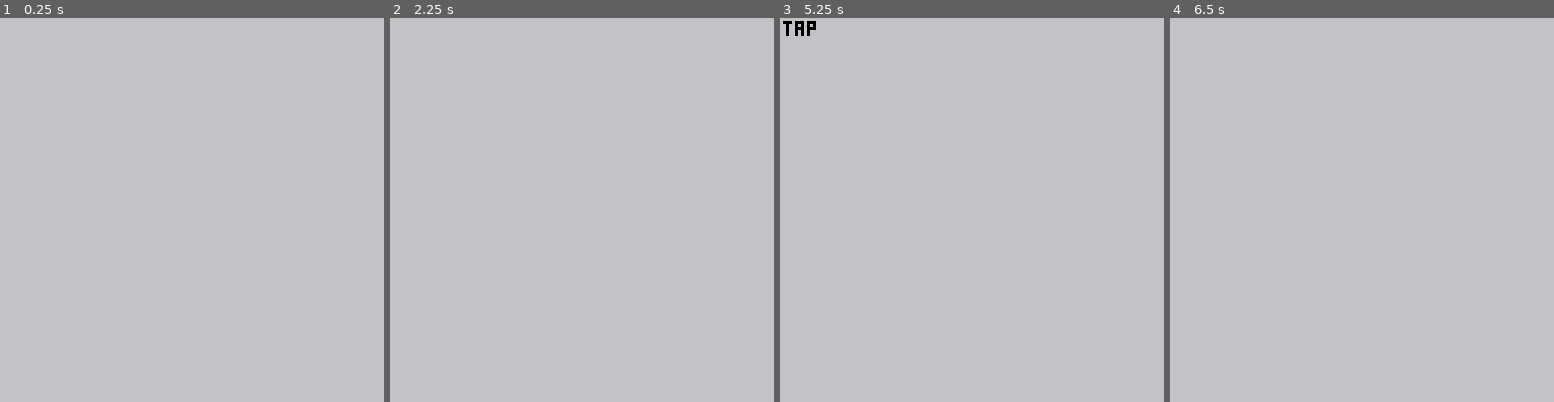
Above: before the commit, frames 1-4 (left to right).
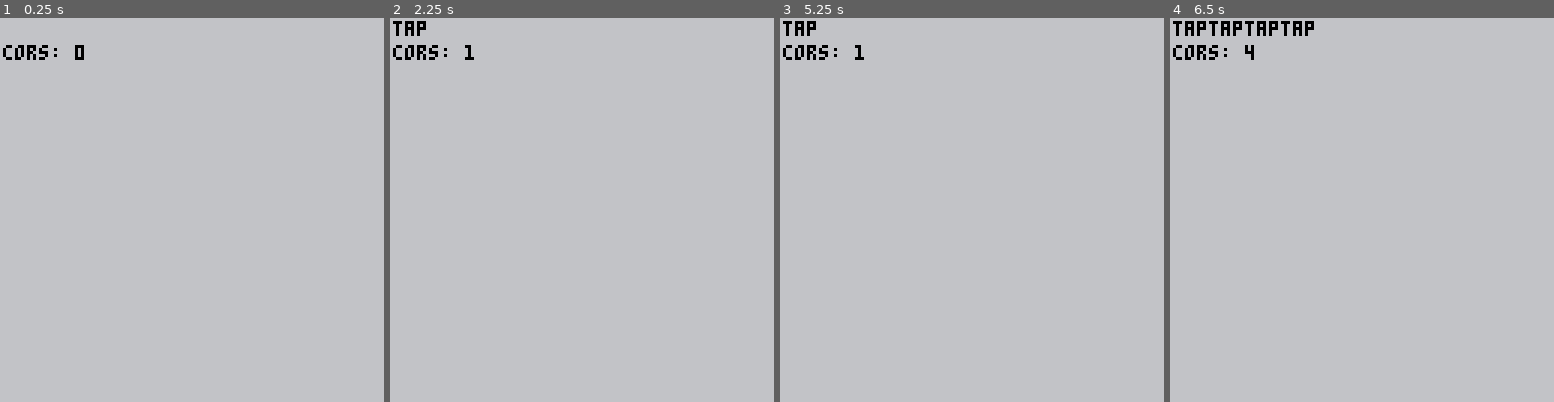
Above: after the commit, the same moments.

Repository: mysterycommand/train-jam-2019-pico-8
Game: PICO-8 cartridge carts/test.p8
Same seed, same stepped clock (60 frames per second), same inputs: the game is played once before the commit and once after it.
Inputs:
- Up to frame 1 (0.25 s): no input
- Up to frame 2 (2.25 s): tap O (Z key) at 0.33, 0.7, 1.43, 2.22 s; tap X (X key) at 1.07, 2.07 s; hold Left from 1.97 s (still down)
- Up to frame 3 (5.25 s): release Left at 2.37 s; tap X (X key) every 0.33 s from 2.4 to 5.07 s; hold Down 2.42-2.82 s; hold Right 2.87-3.53 s; tap O (Z key) at 3.1, 3.98, 4.87 s; hold Up 3.58-4.08 s; hold Right 4.13-4.53 s; hold Down 4.58-5.08 s; hold Left from 5.13 s (still down)
- Up to frame 4 (6.5 s): tap X (X key) every 0.33 s from 5.4 to 6.4 s; tap O (Z key) at 5.75 s; release Left at 5.8 s; hold Up 5.85-6.18 s; hold Left from 6.23 s (still down)

The runs differ from the first frame. In frame 1, 0.3% of the frame differs, in the area x 0-22%, y 7-11%; in frame 2, 0.5%; in frame 3, 0.3%; in frame 4, 1.0%, in the area x 0-38%, y 0-11%.

Commit message:
spike: a better way to clean up cors

Diff:
--- a/carts/test.p8
+++ b/carts/test.p8
@@ -24,14 +24,13 @@
 
     local t = time()
     add(cors, cocreate(function()
-      while time() - t < 0.2 do
+      while btn(left, 0) or time() - t < 2 do
         yield()
       end
 
       del(btns[left], "tap")
     end))
   end
-
 end
 
 function _draw()
@@ -44,13 +43,17 @@
   print(s,1,1,black)
 
 
+  t = ""
   for cor in all(cors) do
-    if costatus(cor) then
+    t = t .. costatus(cor)
+    if costatus(cor) == "suspended" then
       coresume(cor)
     else
       del(cors, cor)
     end
   end
+
+  print("cors: " .. count(cors), 1, 9, black)
 end
 
 -- scratch
Not shown, changed: config.txt
Not shown, changed: log.txt
